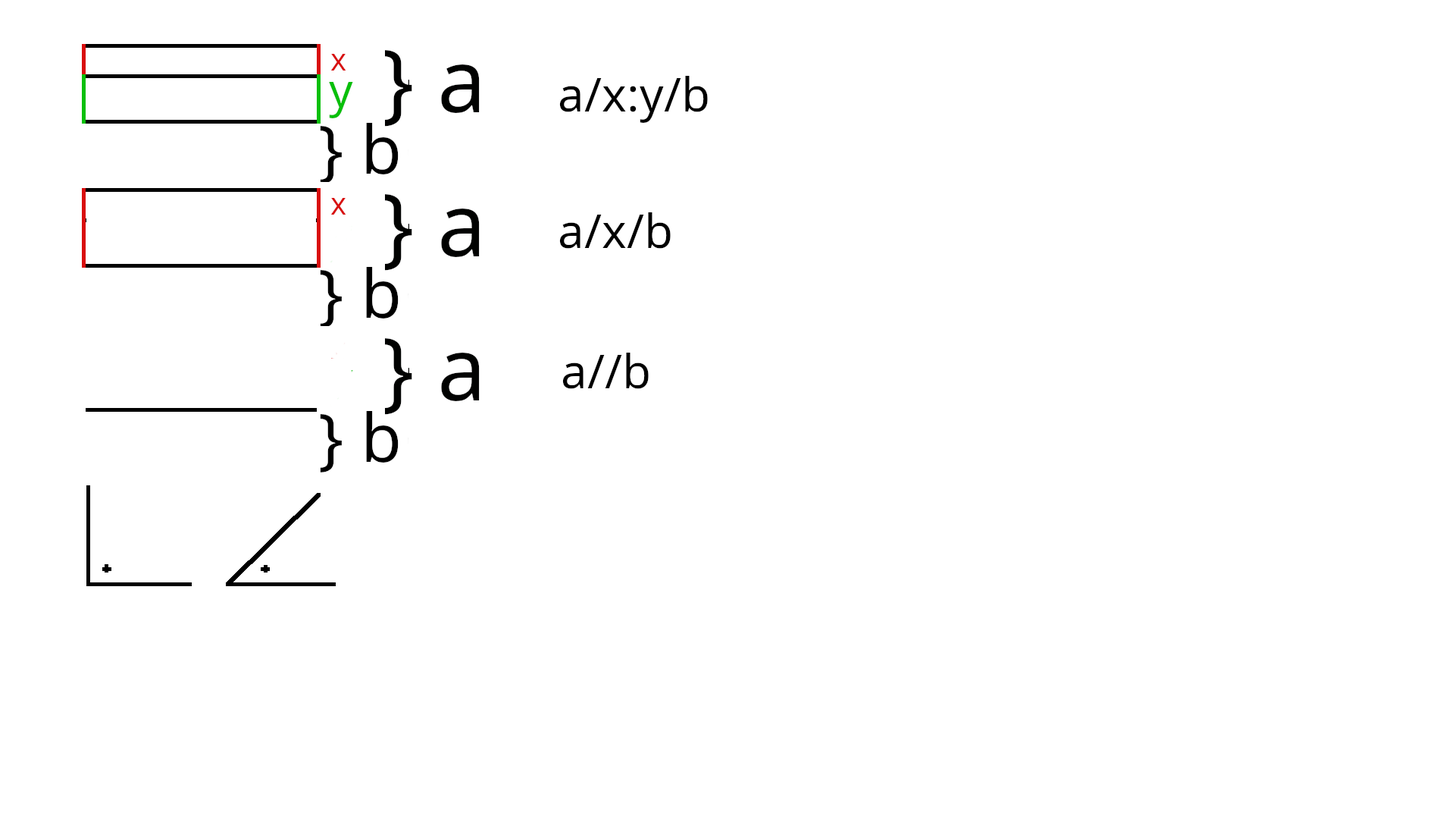
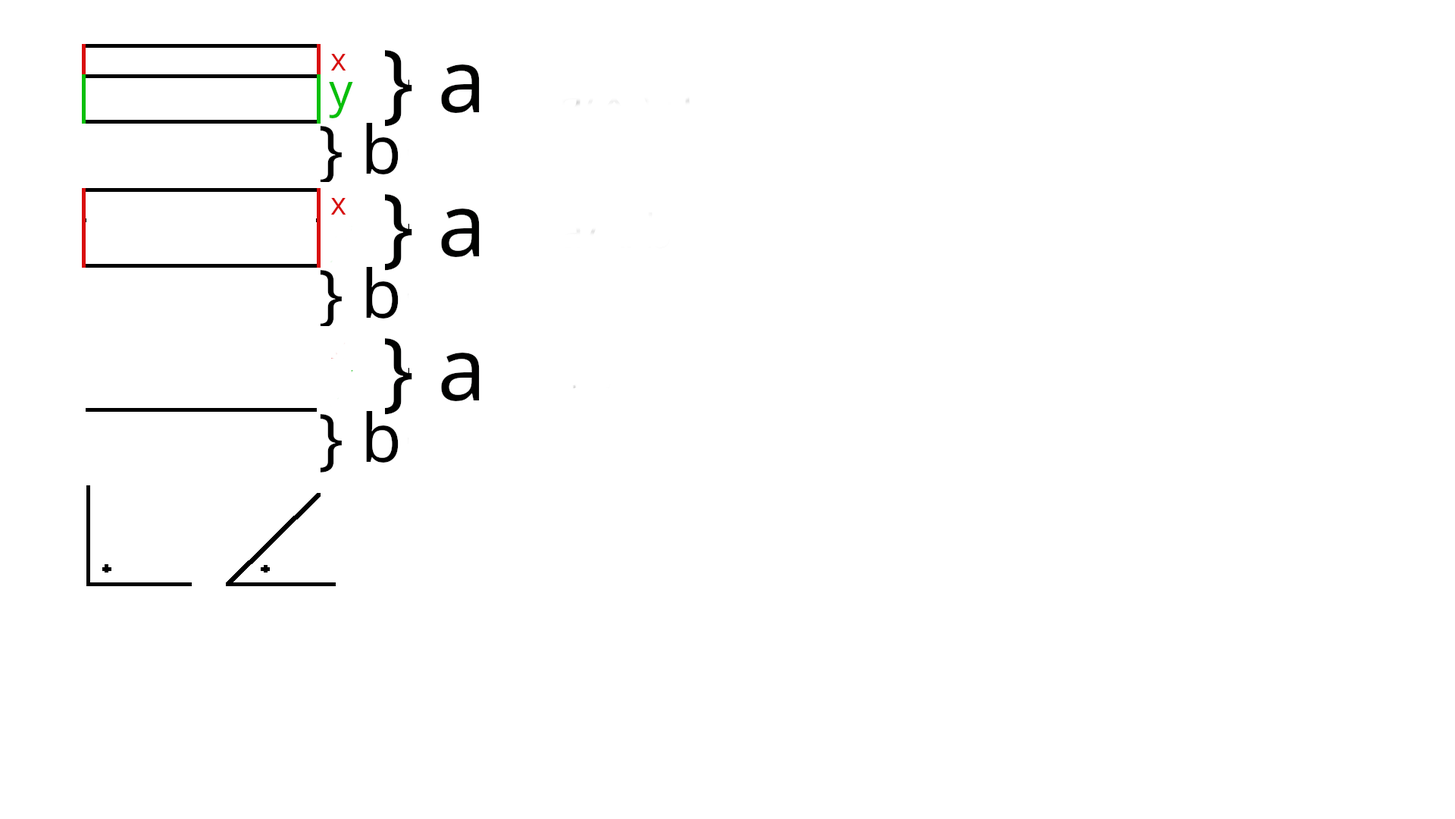
The second w=1455, h=819 image is a revision of the first. Changes to its layers:
painted on "Background" over [559, 75, 708, 389]
